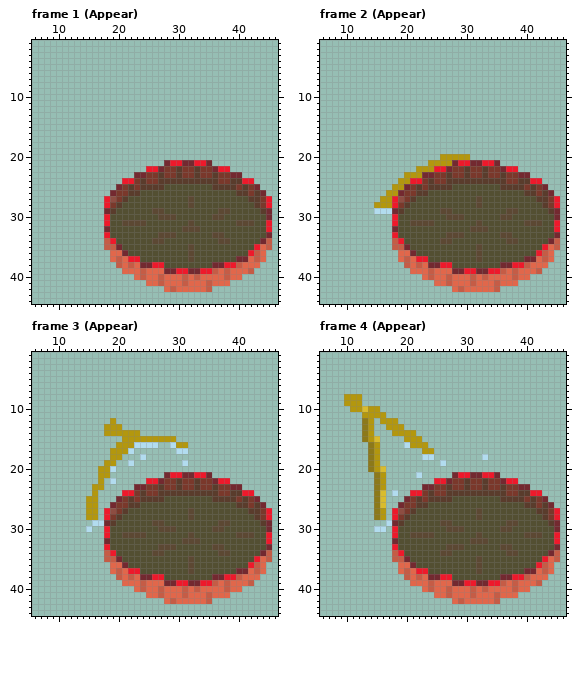
Pixel-art file, stored at Levels/Resources/LilyPad_Goal_Animate.ase. Above, as it was before the edit.
64x64 pixels, 13 frames. Shown: frame 1 (Appear): x 6..46, y 1..44; frame 2 (Appear): x 6..46, y 1..44; frame 3 (Appear): x 6..46, y 1..44; frame 4 (Appear): x 6..46, y 1..44. The commit also changed other frames, which this record leaves out.
After:
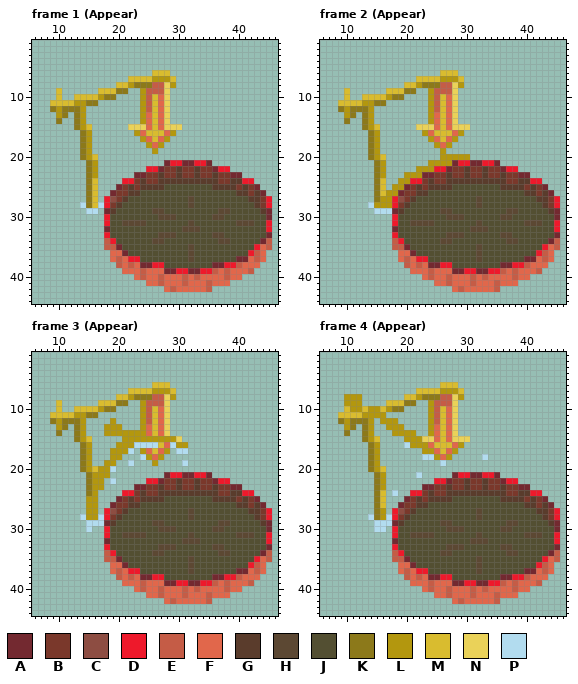
Palette (. is transparent): A #732930  B #7a382b  C #8d4d42  D #ee192b  E #c55c46  F #e1674b  G #5a3c2c  H #5c4833  J #534f32  K #8c791a  L #b3970e  M #d9bc2f  N #ead259  P #b2dcef
Changes in this commit:
layer "Layer 1" now shown
--- frame 1 (Appear), layer "Layer 1"
@@ x 7..32 @@
  5 ..........................
- 6 ..........................
- 7 ..........................
- 8 ..........................
- 9 ..........................
-10 ..........................
-11 ..........................
-12 ..........................
-13 ..........................
-14 ..........................
-15 ..........................
-16 ..........................
-17 ..........................
-18 ..........................
-19 ..........................
-20 ..........................
-21 .....................ADDAA
-22 ..................DDABBGBB
-23 ................AABBGBBGBB
-24 ..............DDBGBBGGGGGG
-25 .............ABGBGGGGJJJJJ
-26 ............ABBGGJJJJJJJJJ
-27 ...........DCBGJJJJJJJJJJH
-28 ...........DBGJJJJJJJJJJJH
-29 ...........AGJJJJJJHHJJJJJ
+ 6 ...................MMM....
+ 7 ...............MMMMLLLM...
+ 8 .............MMLKKKEENL...
+ 9 ...M......MMMKK..LEEEN....
+10 ...M..MMMMLKK....LEMFN....
+11 ..MMMMLLKK.......LEMFN....
+12 ..KLKKKL.........LEMFN....
+13 ...LK.KL.........LFMFN....
+14 ...K..KL.........LFMFN....
+15 ......KLM......NNNFMFNNN..
+16 .......KL.......LFMMMFL...
+17 .......KL........LFMFL....
+18 .......KL.........LFL.....
+19 .......KL..........L......
+20 .......KLM................
+21 ........KL...........ADDAA
+22 ........KL........DDABBGBB
+23 ........KL......AABBGBBGBB
+24 ........KM....DDBGBBGGGGGG
+25 ........KM...ABGBGGGGJJJJJ
+26 ........KM..ABBGGJJJJJJJJJ
+27 ........KM.DCBGJJJJJJJJJJH
+28 .......PKMPDBGJJJJJJJJJJJH
+29 ........PP.AGJJJJJJHHJJJJJ
 30 ...........DJJJJJJJJHHHJJJ
--- frame 2 (Appear), layer "Layer 1"
@@ x 7..32 @@
  5 ..........................
- 6 ..........................
- 7 ..........................
- 8 ..........................
- 9 ..........................
-10 ..........................
-11 ..........................
-12 ..........................
-13 ..........................
-14 ..........................
-15 ..........................
-16 ..........................
-17 ..........................
-18 ..........................
-19 ..........................
-20 ...................LLLLL..
-21 .................LLLLADDAA
-22 ...............LLLDDABBGBB
-23 .............LLLAABBGBBGBB
-24 ............LLDDBGBBGGGGGG
-25 ...........LLABGBGGGGJJJJJ
-26 ..........LLABBGGJJJJJJJJJ
-27 .........LLDCBGJJJJJJJJJJH
-28 ........LLLDBGJJJJJJJJJJJH
+ 6 ...................MMM....
+ 7 ...............MMMMLLLM...
+ 8 .............MMLKKKEENL...
+ 9 ...M......MMMKK..LEEEN....
+10 ...M..MMMMLKK....LEMFN....
+11 ..MMMMLLKK.......LEMFN....
+12 ..KLKKKL.........LEMFN....
+13 ...LK.KL.........LFMFN....
+14 ...K..KL.........LFMFN....
+15 ......KLM......NNNFMFNNN..
+16 .......KL.......LFMMMFL...
+17 .......KL........LFMFL....
+18 .......KL.........LFL.....
+19 .......KL..........L......
+20 .......KLM.........LLLLL..
+21 ........KL.......LLLLADDAA
+22 ........KL.....LLLDDABBGBB
+23 ........KL...LLLAABBGBBGBB
+24 ........KM..LLDDBGBBGGGGGG
+25 ........KM.LLABGBGGGGJJJJJ
+26 ........KMLLABBGGJJJJJJJJJ
+27 ........KLLDCBGJJJJJJJJJJH
+28 .......PLLLDBGJJJJJJJJJJJH
 29 ........PPPAGJJJJJJHHJJJJJ
--- frame 3 (Appear), layer "Layer 1"
@@ x 7..32 @@
  5 ..........................
- 6 ..........................
- 7 ..........................
- 8 ..........................
- 9 ..........................
-10 ..........................
-11 ..........................
-12 ............L.............
-13 ...........LLL............
-14 ...........LLLLLL.........
-15 ..............LLLLLLLLL...
-16 .............LLLPPPP..PLL.
-17 ............LLLP.......PP.
-18 ............LL...P........
-19 ...........LL..P........P.
-20 ..........LLP.............
-21 ..........LL.........ADDAA
-22 ..........L.P.....DDABBGBB
-23 .........LL.....AABBGBBGBB
-24 .........L....DDBGBBGGGGGG
+ 6 ...................MMM....
+ 7 ...............MMMMLLLM...
+ 8 .............MMLKKKEENL...
+ 9 ...M......MMMKK..LEEEN....
+10 ...M..MMMMLKK....LEMFN....
+11 ..MMMMLLKK.......LEMFN....
+12 ..KLKKKL....L....LEMFN....
+13 ...LK.KL...LLL...LFMFN....
+14 ...K..KL...LLLLLLLFMFN....
+15 ......KLM.....LLLLLLLLLN..
+16 .......KL....LLLPPPPMFPLL.
+17 .......KL...LLLP.LFMFL.PP.
+18 .......KL...LL...PLFL.....
+19 .......KL..LL..P...L....P.
+20 .......KLMLLP.............
+21 ........KLLL.........ADDAA
+22 ........KLL.P.....DDABBGBB
+23 ........KLL.....AABBGBBGBB
+24 ........KL....DDBGBBGGGGGG
 25 ........LL...ABGBGGGGJJJJJ
@@ x 12..19 @@
 27 ...LL.DC
-28 ...LL.DB
-29 ....PPAG
+28 ..PLLPDB
+29 ...PPPAG
 30 ...P..DJ
--- frame 4 (Appear), layer "Layer 1"
@@ x 7..32 @@
  5 ..........................
- 6 ..........................
- 7 ..........................
- 8 ...LLL....................
- 9 ...LLL....................
-10 ....LLMLL.................
-11 ......LLLL................
-12 ......KL.LLL..............
-13 ......KL..LLL.............
-14 ......KL...LLLL...........
-15 ......KLM....LLL..........
-16 .......KL....PLLL.........
-17 .......KL.......LL........
-18 .......KL.......PP........
+ 6 ...................MMM....
+ 7 ...............MMMMLLLM...
+ 8 ...LLL.......MMLKKKEENL...
+ 9 ...LLL....MMMKK..LEEEN....
+10 ...MLLMLLMLKK....LEMFN....
+11 ..MMMMLLLL.......LEMFN....
+12 ..KLKKKL.LLL.....LEMFN....
+13 ...LK.KL..LLL....LFMFN....
+14 ...K..KL...LLLL..LFMFN....
+15 ......KLM....LLLNNFMFNNN..
+16 .......KL....PLLLFMMMFL...
+17 .......KL.......LLFMFL....
+18 .......KL.......PPLFL.....
 19 .......KL..........P......
@@ x 12..19 @@
 27 ...KL.DC
-28 ...KL.DB
-29 .....PAG
+28 ..PKLPDB
+29 ...PPPAG
 30 ...PP.DJ
